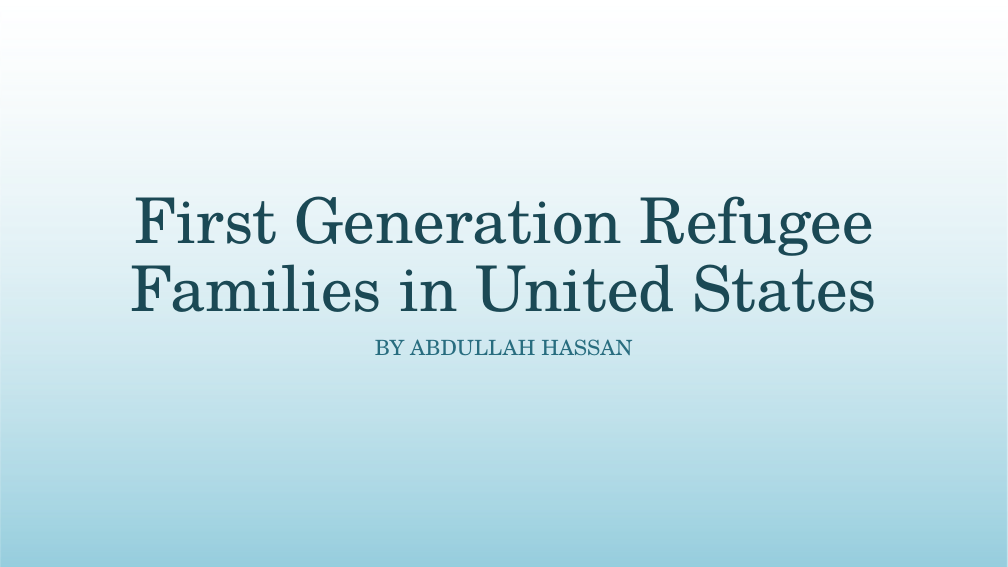
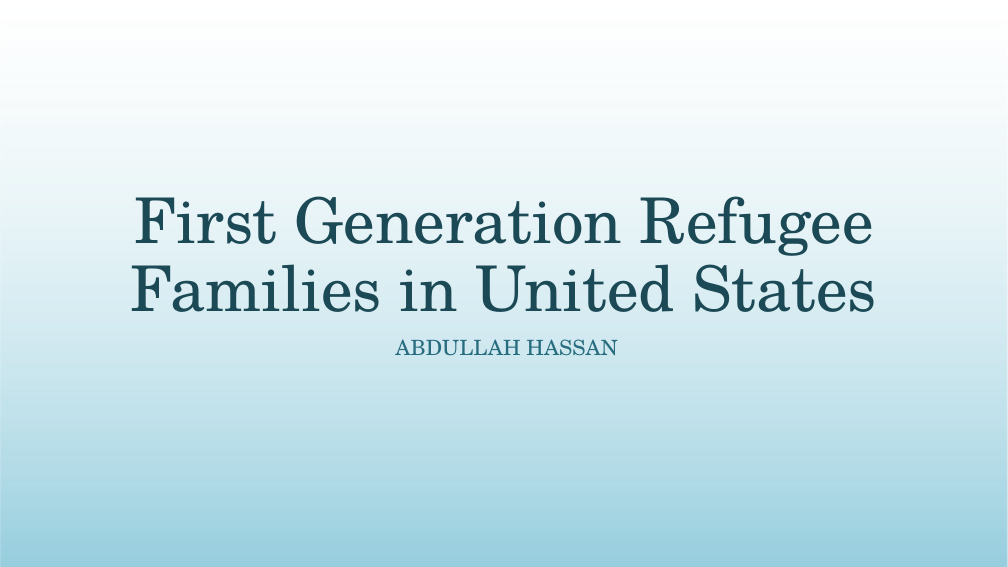
Before and after one commit to Abdullah0930/Refugee-Immigrants-to-U.S, a slide deck: slide 1 of Capstone/Refugees in U.S.pptx. Drawn at 1008x567 pixels with LibreOffice and Linux fonts; fonts in the diff are those of the drawing. Boxes give left, top, right and bottom in pixels: in the first picture for what was removed or moved away, otherwise in the second. Text is boxed around its words. In the diff, an @@ line names an element or a change of style, - is before the commit and + after.

```diff
--- a/Capstone/Refugees in U.S.pptx
+++ b/Capstone/Refugees in U.S.pptx
@@ text at box(395, 339, 618, 356): text changed @@
-BY ABDULLAH HASSAN
+ABDULLAH HASSAN
```
Also in this commit, not shown: 6 other slides changed, 4 slides added, 6 other files.
